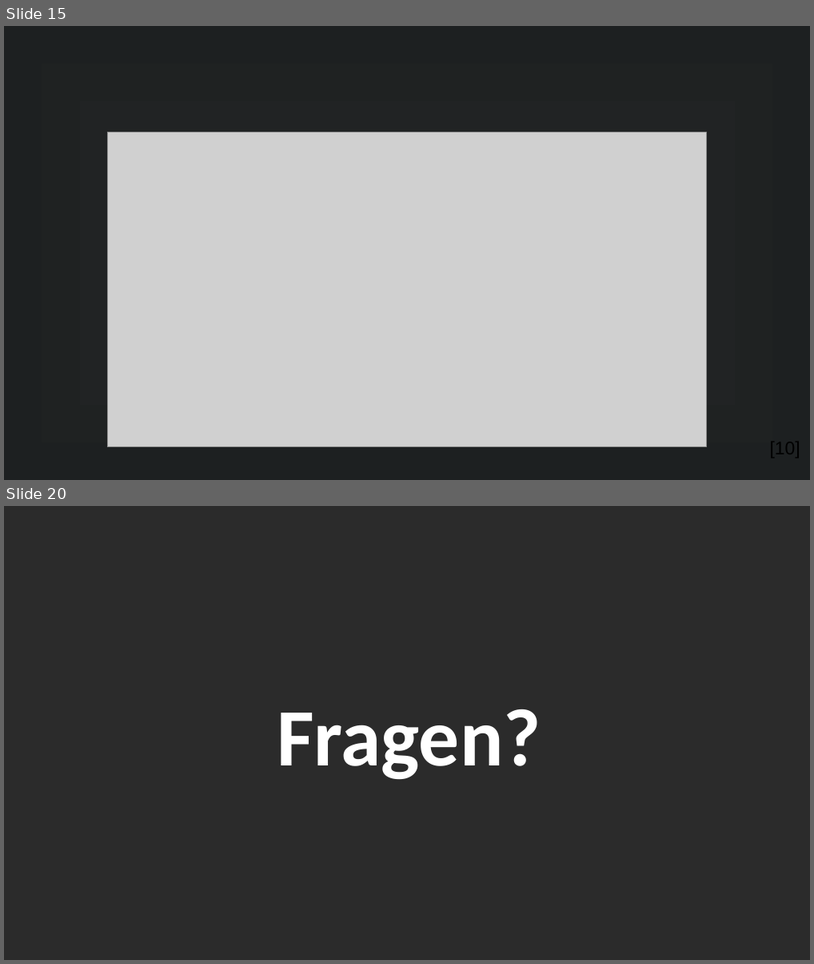
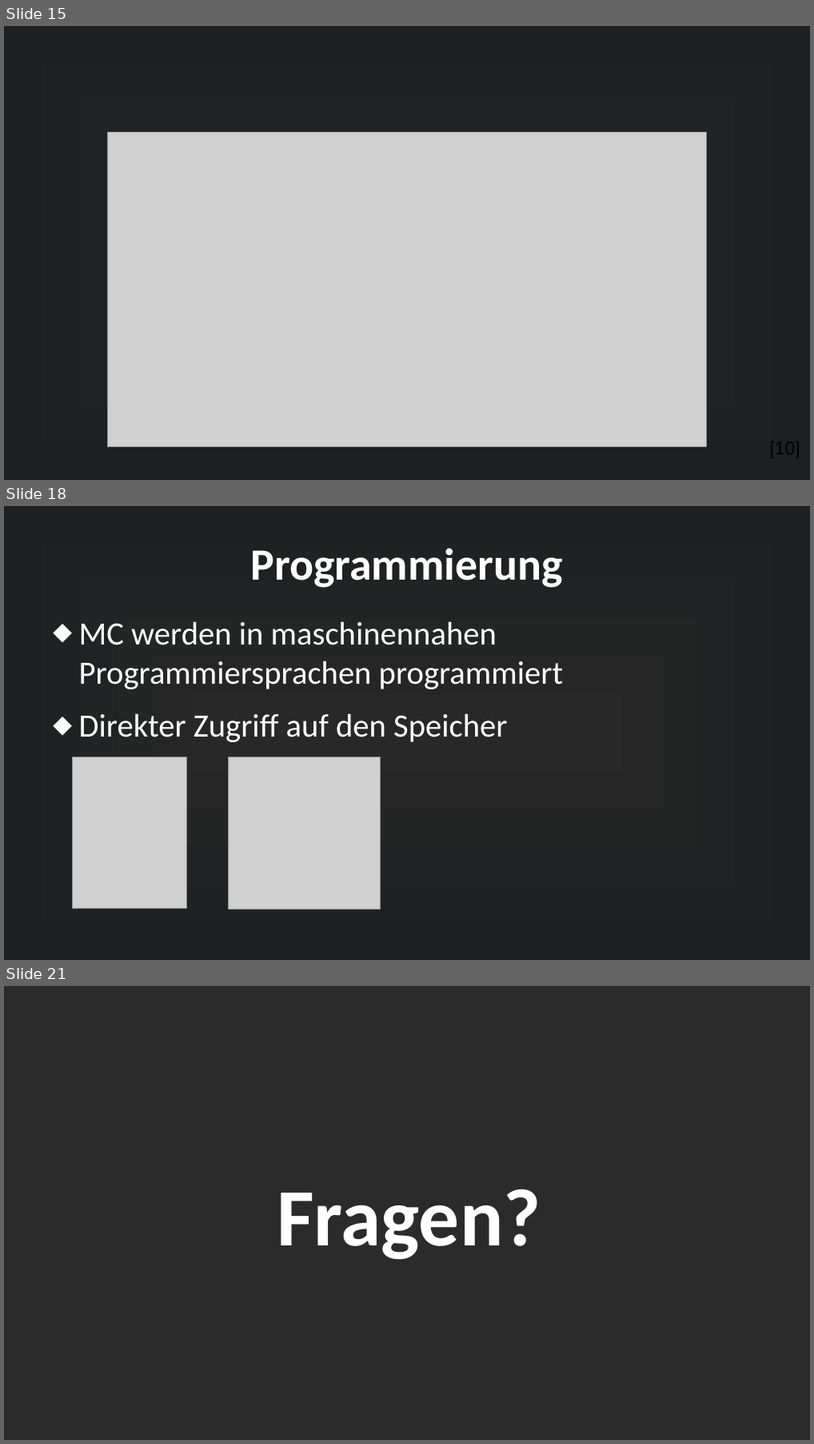
Before and after one commit to MuffinKran24/IMP_GFS, a slide deck: Mikrocontroller_GFS.odp. Shown one above the other, each under a label of ours: slides 15 and 20 before the commit, slides 15, 18 and 21 after it; the slides between them are not shown. The pictures are 814x964 and 814x1444 pixels, drawn with LibreOffice and Linux fonts; fonts in the diff are those of the drawing; grey boxes stand for pictures; background and template pictures are left out; a plain dark background stands for a picture behind light text. Boxes give left, top, right and bottom in pixels: in the first picture for what was removed or moved away, otherwise in the second. Text is boxed around its words. In the diff, an @@ line names an element or a change of style, - is before the commit and + after.

```diff
--- a/Mikrocontroller_GFS.odp
+++ b/Mikrocontroller_GFS.odp
@@ slide 18 added at [4,506,810,960], background gradient #282828 to #1D2021 @@
@@ title added at [250,548,563,588], 44 pt, text #FFFFFF, bold @@
+Programmierung
@@ text added at [79,621,563,742], 32 pt, text #FFFFFF @@
+⬥ MC werden in maschinennahen Programmiersprachen programmiert
+⬥ Direkter Zugriff auf den Speicher
@@ picture added at [72,757,187,908] @@
@@ picture added at [228,757,380,908] @@
@@ what was slide 20 is now slide 21 @@
```
Also in this commit, not shown: 7 slides changed, 3 other slides added, 3 slides removed, 47 other files.
